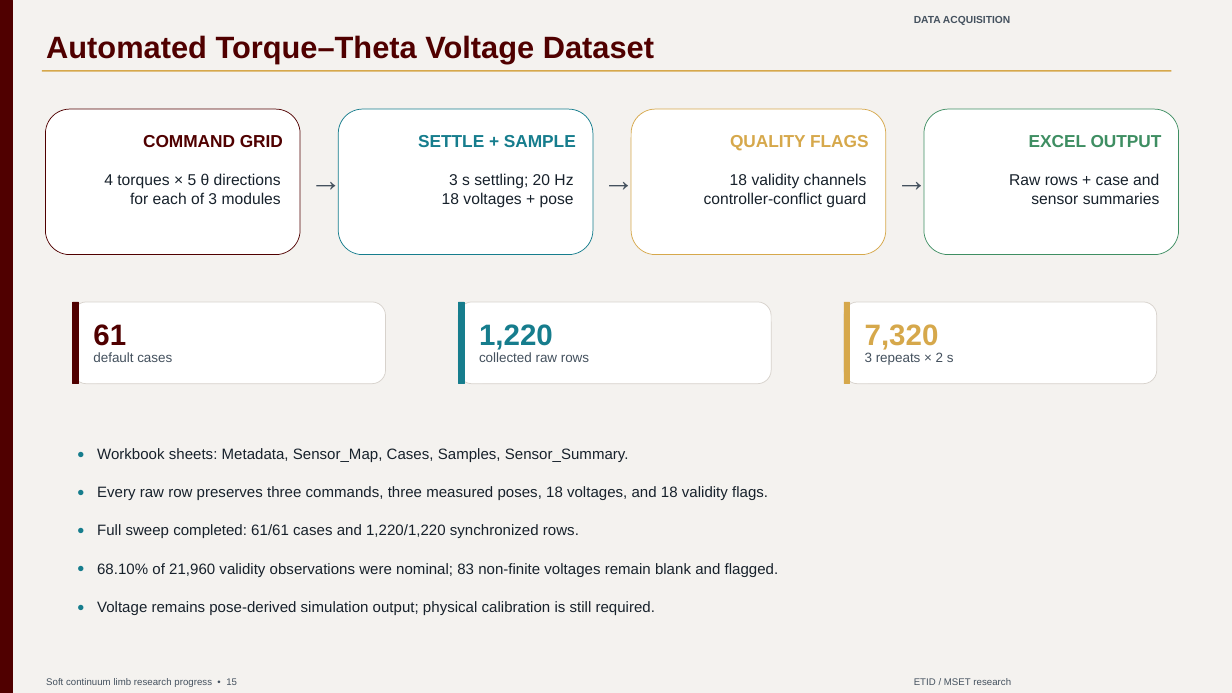
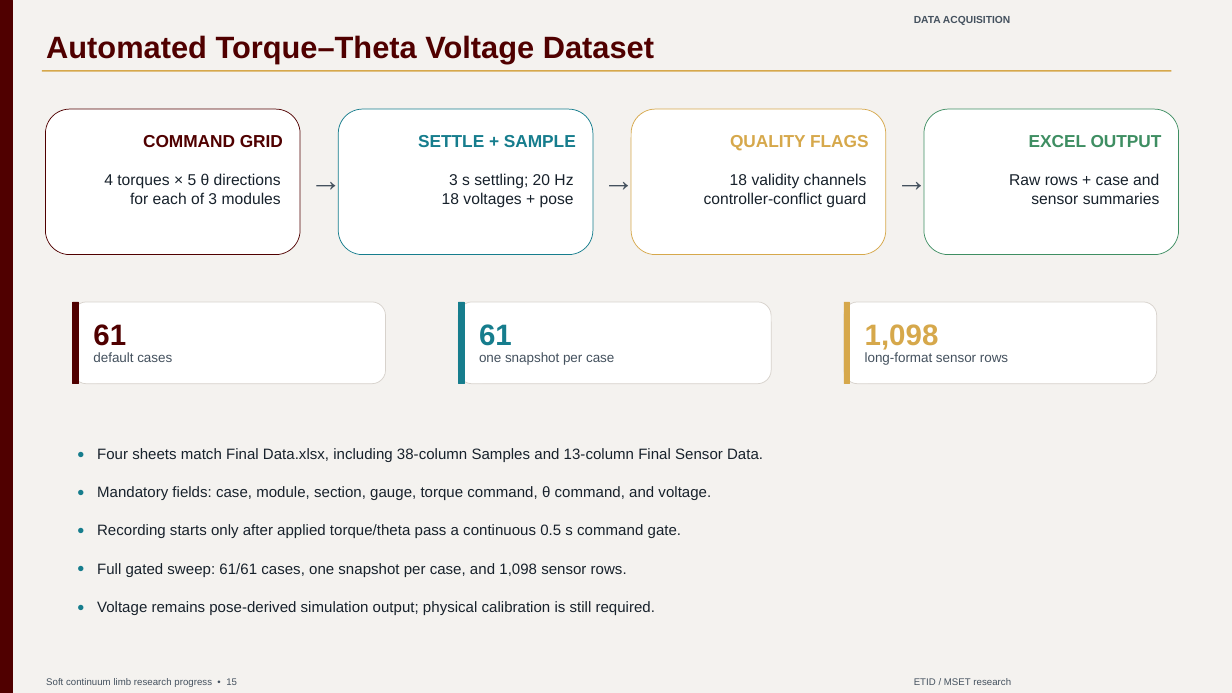
Before and after one commit to svn1011/soft_world, a slide deck: slide 15 of research_documentation/soft_limb_progress_update_working.pptx. Drawn at 1232x693 pixels with LibreOffice and Linux fonts; fonts in the diff are those of the drawing. Boxes give left, top, right and bottom in pixels: in the first picture for what was removed or moved away, otherwise in the second. Text is boxed around its words. In the diff, an @@ line names an element or a change of style, - is before the commit and + after.

```diff
--- a/research_documentation/soft_limb_progress_update_working.pptx
+++ b/research_documentation/soft_limb_progress_update_working.pptx
@@ text at (479, 324, 512, 346): text changed @@
-1,220
+61
@@ text at (865, 324, 939, 350): text changed @@
-7,320
+1,098
@@ text at (479, 352, 614, 365): text changed @@
-collected raw rows
+one snapshot per case
@@ text at (865, 352, 1008, 365): text changed @@
-3 repeats × 2 s
+long-format sensor rows
@@ text at (97, 448, 763, 462): text changed @@
-Workbook sheets: Metadata, Sensor_Map, Cases, Samples, Sensor_Summary.
+Four sheets match Final Data.xlsx, including 38-column Samples and 13-column Final Sensor Data.
@@ text at (97, 486, 711, 500): text changed @@
-Every raw row preserves three commands, three measured poses, 18 voltages, and 18 validity flags.
+Mandatory fields: case, module, section, gauge, torque command, θ command, and voltage.
@@ text at (97, 524, 681, 538): text changed @@
-Full sweep completed: 61/61 cases and 1,220/1,220 synchronized rows.
+Recording starts only after applied torque/theta pass a continuous 0.5 s command gate.
@@ text at (97, 563, 627, 577): text changed @@
-68.10% of 21,960 validity observations were nominal; 83 non-finite voltages remain blank and flagged.
+Full gated sweep: 61/61 cases, one snapshot per case, and 1,098 sensor rows.
```
Also in this commit, not shown: 17 other files.
